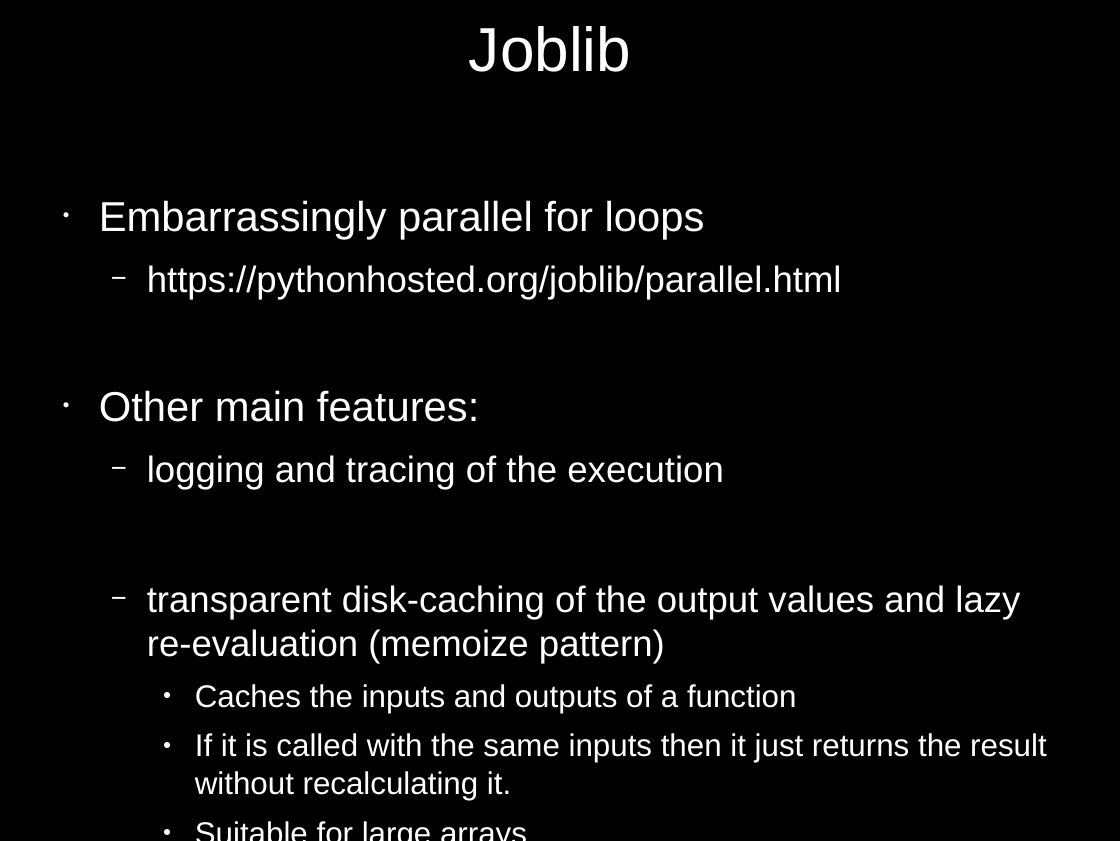
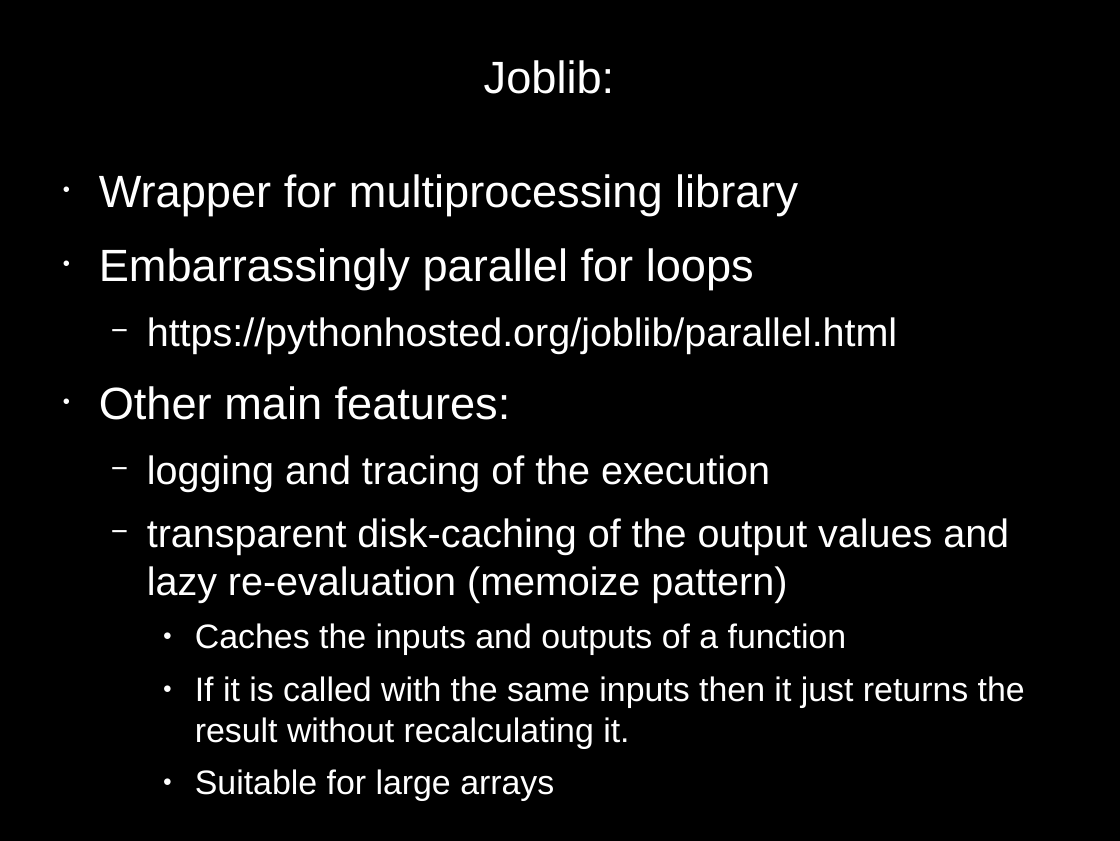
Before and after one commit to jason-neal/PC_Joblib_parrallelization, a slide deck: slide 7 of Embarisingly Parallel.odp. Drawn at 1120x841 pixels with LibreOffice and Linux fonts; fonts in the diff are those of the drawing. Boxes give left, top, right and bottom in pixels: in the first picture for what was removed or moved away, otherwise in the second. Text is boxed around its words. In the diff, an @@ line names an element or a change of style, - is before the commit and + after.

```diff
--- a/Embarisingly Parallel.odp
+++ b/Embarisingly Parallel.odp
@@ title at [484, 60, 614, 94]: text changed; size 44 to 32 pt @@
-Joblib
+Joblib:
@@ text "Wrapper for multiprocessing library": place and size @@
-text "Wrapper for multiprocessing library" at [99, 200, 1047, 762]
+text "Wrapper for multiprocessing library" at [99, 174, 1025, 801]
@@ text at [99, 174, 798, 216]: paragraph added @@
+• Wrapper for multiprocessing library
@@ text at [99, 248, 1025, 801]: size 29.6 to 32 pt in "Embarrassingly parallel for loops", "Other main features:"; size 25.9 to 28 pt in "https://pythonhosted.org/joblib/parallel.html", "logging and tracing of the execution", "transparent disk-caching of the output values and ..."; size 22.2 to 24 pt in "Caches the inputs and outputs of a ...", "If it is called with the same ...", "Suitable for large arrays" @@
```
Also in this commit, not shown: 4 other slides changed, 1 slide added, 1 slide removed, 1 other file.
